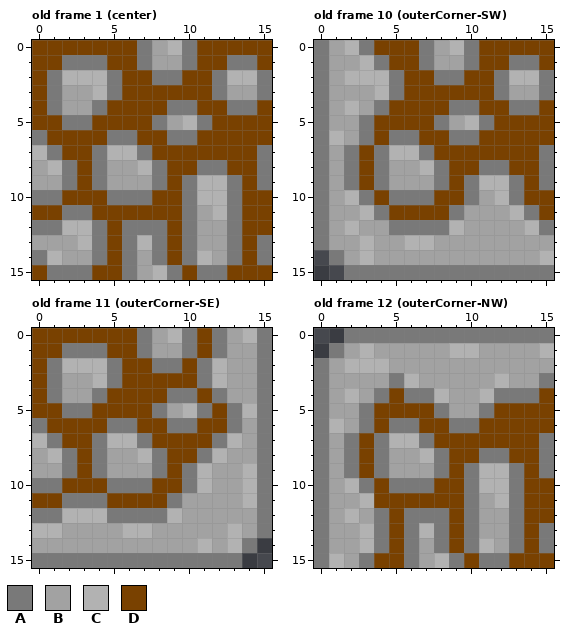
One commit to this pixel-art file: src/assets/sprites/world/cliff.aseprite. Above: the version before the commit.
16x16 pixels, 17 frames. Shown: old frame 1 (center), old frame 10 (outerCorner-SW), old frame 11 (outerCorner-SE), old frame 12 (outerCorner-NW). The commit also changed other frames, which this record leaves out.
Palette (. is transparent): A #797979  B #a2a2a2  C #b2b2b2  D #794100
Now the later version:
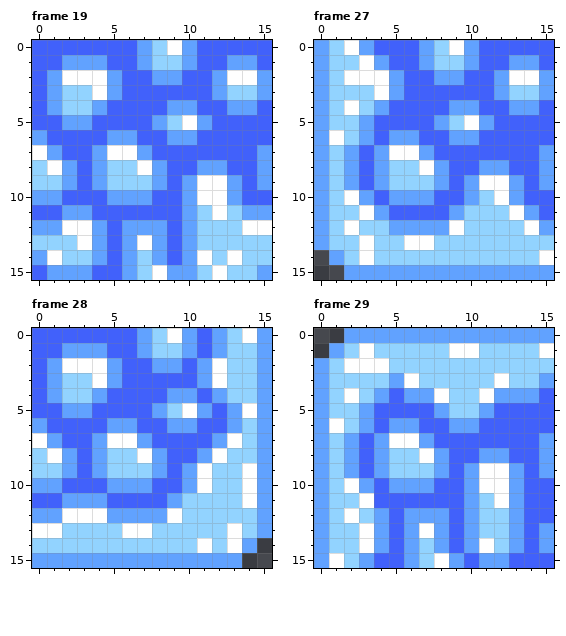
A new or re-ordered frame is compared with the old frame closest to it.
From the commit log: add ice tiles
The edit:
frames 17 -> 34
colour A: #797979 -> #61a2ff
colour B: #a2a2a2 -> #92d3ff
colour C: #b2b2b2 -> #ffffff
colour D: #794100 -> #4161fb
Changed rows in their new state; - is a pixel that keeps its letter.
Frame 19 is new; against old frame 1 (center):
first column x 10:
11 ---BAA
12 ---BCC
13 ---BBB
14 ---CBB
15 ABCBBA
Where, in picture pixels (left, top, right, bottom), the same in both pictures:
changed: (32, 40, 272, 280)
changed: (314, 40, 554, 280)
changed: (32, 328, 272, 568)
changed: (314, 328, 554, 568)
